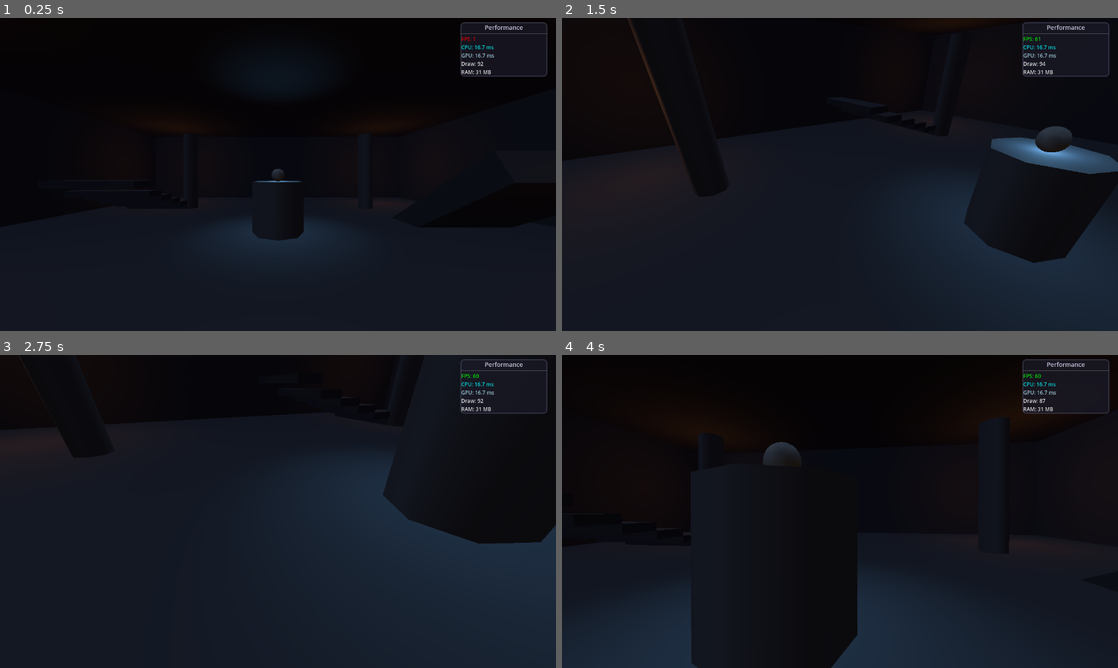
Above: before the commit, frames 1-4 (two rows, left to right).
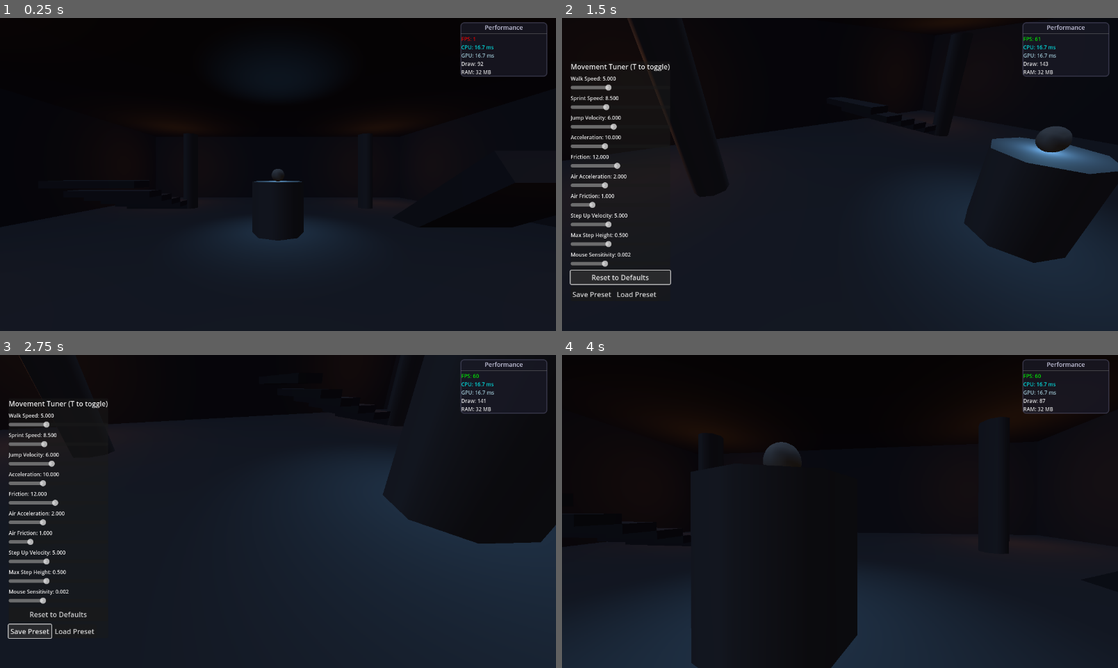
Above: after the commit, the same moments.

Repository: alanops/brackeys-gamejam-2025
Game: Godot game, scene res://src/scenes/DungeonRoomFixed.tscn
The game is run twice, just before and just after one commit, with the same random seed, the same clock (stepped at 60 frames per second) and the same inputs.
Inputs (mouse positions are in pixels of both pictures, inside the frame that each line leads up to):
- Up to frame 1 (0.25 s): no input
- Up to frame 2 (1.5 s): move the mouse to (867, 174) at 0.52 s; hold W (move_forward) 0.53-1.25 s; hold Shift (sprint) 0.53-1.25 s; tap Space (jump) at 0.77, 1.07 s; tap T (toggle_movement_tuner, bound only after the commit) at 0.8 s; click (623, 277) at 1.25 s, where only the run after the commit has a clickable "Reset to Defaults"
- Up to frame 3 (2.75 s): click (27, 630) at 2 s, where only the run after the commit has a clickable "Save Preset"
- Up to frame 4 (4 s): click (634, 630) at 2.75 s, where only the run after the commit has a clickable "Load Preset"; move the mouse to (812, 511) at 3.52 s; hold W (move_forward) from 3.53 s (still down); tap T (toggle_movement_tuner, bound only after the commit) at 3.6 s; tap Shift (sprint) at 3.8 s

The runs differ from the first frame. In frame 1, less than 0.1% of the frame differs, in the area x 86-87%, y 16-18%; in frame 2, 2.3%, in the area x 1-88%, y 14-90%; in frame 3, 2.2%; in frame 4, less than 0.1%.

Commit message:
Add in-game movement tuner and fix bouncy step-up
Movement Tuner features:
- Real-time sliders for all movement parameters
- T key to toggle tuner panel
- Save/load presets to user://movement_preset.json
- Connected to player via GameManager
- Includes: speeds, acceleration, friction, step-up, sensitivity

Step-up improvements (less bouncy):
- Much gentler boost (40% of step_up_velocity instead of 100%)
- Only triggers when moving directly into walls (dot product check)
- Prevents double-boosting when already moving upward
- One step at a time instead of multiple simultaneous
- More selective collision detection

Controls: T = Movement Tuner, all other debug keys unchanged

Diff:
--- a/project.godot
+++ b/project.godot
@@ -133,6 +133,11 @@
 , Object(InputEventJoypadButton,"resource_local_to_scene":false,"resource_name":"","device":-1,"button_index":5,"pressure":0.0,"pressed":true,"script":null)
 ]
 }
+toggle_movement_tuner={
+"deadzone": 0.5,
+"events": [Object(InputEventKey,"resource_local_to_scene":false,"resource_name":"","device":-1,"window_id":0,"alt_pressed":false,"shift_pressed":false,"ctrl_pressed":false,"meta_pressed":false,"pressed":false,"keycode":0,"physical_keycode":84,"key_label":0,"unicode":116,"location":0,"echo":false,"script":null)
+]
+}
 
 [rendering]
 
--- a/src/scripts/DebugOverlay.gd
+++ b/src/scripts/DebugOverlay.gd
@@ -42,7 +42,7 @@
 
 	# Debug Controls Info
 	var controls_label = Label.new()
-	controls_label.text = "`: Debug | ~: Console | N: Noclip | M: Scenes | P: Perf | R: Reset"
+	controls_label.text = "`: Debug | ~: Console | N: Noclip | M: Scenes | P: Perf | T: Tuner | R: Reset"
 	controls_label.add_theme_font_size_override("font_size", 11)
 	controls_label.add_theme_color_override("font_color", Color.GRAY)
 	vbox.add_child(controls_label)
--- a/src/scripts/DungeonRoom.gd
+++ b/src/scripts/DungeonRoom.gd
@@ -19,3 +19,15 @@
 	# Disable the static camera since player has its own
 	if has_node("Camera3D"):
 		$Camera3D.current = false
+
+	# Connect player to debug/dev systems
+	connect_player_to_systems(player)
+
+func connect_player_to_systems(player: Node3D):
+	# Connect to debug overlay
+	if GameManager.debug_overlay and GameManager.debug_overlay.has_method("set_player_reference"):
+		GameManager.debug_overlay.set_player_reference(player)
+
+	# Connect to movement tuner
+	if GameManager.movement_tuner and GameManager.movement_tuner.has_method("set_player_reference"):
+		GameManager.movement_tuner.set_player_reference(player)
--- a/src/scripts/FirstPersonController.gd
+++ b/src/scripts/FirstPersonController.gd
@@ -24,6 +24,18 @@
 var noclip_enabled = false
 var mouse_sensitivity_multiplier = 1.0
 
+# Dynamic movement parameters (can be modified by MovementTuner)
+var walk_speed = WALK_SPEED
+var sprint_speed = SPRINT_SPEED
+var jump_velocity = JUMP_VELOCITY
+var acceleration = ACCELERATION
+var friction = FRICTION
+var air_acceleration = AIR_ACCELERATION
+var air_friction = AIR_FRICTION
+var step_up_velocity = 5.0
+var max_step_height = MAX_STEP_HEIGHT
+var mouse_sensitivity = MOUSE_SENSITIVITY
+
 @onready var camera = $Camera3D
 
 func _ready():
@@ -40,7 +52,7 @@
 
 	# Mouse look
 	if event is InputEventMouseMotion and Input.get_mouse_mode() == Input.MOUSE_MODE_CAPTURED:
-		var mouse_delta = event.relative * MOUSE_SENSITIVITY * mouse_sensitivity_multiplier
+		var mouse_delta = event.relative * mouse_sensitivity * mouse_sensitivity_multiplier
 		rotate_y(-mouse_delta.x)
 		camera.rotate_x(-mouse_delta.y)
 		camera.rotation.x = clamp(camera.rotation.x, -PI/2, PI/2)
@@ -91,7 +103,7 @@
 
 	# Handle jump
 	if Input.is_action_just_pressed("jump") and is_on_floor():
-		velocity.y = JUMP_VELOCITY
+		velocity.y = jump_velocity
 
 	# Get input direction
 	var input_dir = Vector2()
@@ -102,11 +114,11 @@
 	var direction = (transform.basis * Vector3(input_dir.x, 0, input_dir.y)).normalized()
 
 	# Determine current speed based on sprinting
-	var current_speed = SPRINT_SPEED if Input.is_action_pressed("sprint") else WALK_SPEED
+	var current_speed = sprint_speed if Input.is_action_pressed("sprint") else walk_speed
 
 	# Get current acceleration and friction values
-	var accel = ACCELERATION if is_on_floor() else AIR_ACCELERATION
-	var friction_val = FRICTION if is_on_floor() else AIR_FRICTION
+	var accel = acceleration if is_on_floor() else air_acceleration
+	var friction_val = friction if is_on_floor() else air_friction
 
 	# Apply movement with smooth acceleration/deceleration
 	if direction:
@@ -135,9 +147,9 @@
 	velocity = movement.normalized() * NOCLIP_SPEED * speed_multiplier
 
 func handle_step_up(delta):
-	# Simple step-up: if we're moving horizontally and hit something, add upward velocity
+	# Only try step-up if we're moving horizontally and not already going up
 	var horizontal_velocity = Vector3(velocity.x, 0, velocity.z)
-	if horizontal_velocity.length() < 0.1:
+	if horizontal_velocity.length() < 0.1 or velocity.y > 1.0:
 		return
 
 	# Check if we collided with something while moving forward
@@ -145,13 +157,42 @@
 		var collision = get_slide_collision(i)
 		var collision_normal = collision.get_normal()
 
+		# Only help with forward-facing walls (not side-sliding)
+		var movement_dot = horizontal_velocity.normalized().dot(-collision_normal)
+		if movement_dot < 0.5:  # We're not moving directly into the wall
+			continue
+
 		# If we hit a wall (normal pointing roughly horizontal)
-		if abs(collision_normal.y) < 0.7:
+		if abs(collision_normal.y) < 0.6:
 			# Check if the collision point is low enough to be a step
 			var collision_height = collision.get_position().y - global_position.y
-			if collision_height > -1.0 and collision_height < MAX_STEP_HEIGHT:
-				# Add upward velocity to help climb the step
-				velocity.y = max(velocity.y, 5.0)
+			if collision_height > -0.8 and collision_height < max_step_height:
+				# Add gentle upward velocity - much more subtle
+				velocity.y = max(velocity.y, step_up_velocity * 0.4)
+				break  # Only help with one step at a time
+
+func set_movement_parameter(param_name: String, value: float):
+	match param_name:
+		"walk_speed":
+			walk_speed = value
+		"sprint_speed":
+			sprint_speed = value
+		"jump_velocity":
+			jump_velocity = value
+		"acceleration":
+			acceleration = value
+		"friction":
+			friction = value
+		"air_acceleration":
+			air_acceleration = value
+		"air_friction":
+			air_friction = value
+		"step_up_velocity":
+			step_up_velocity = value
+		"max_step_height":
+			max_step_height = value
+		"mouse_sensitivity":
+			mouse_sensitivity = value
 
 func toggle_noclip():
 	noclip_enabled = !noclip_enabled
--- a/src/scripts/GameManager.gd
+++ b/src/scripts/GameManager.gd
@@ -6,11 +6,13 @@
 var dev_console_scene = preload("res://src/scenes/DevConsole.tscn")
 var scene_switcher_scene = preload("res://src/scenes/SceneSwitcher.tscn")
 var performance_overlay_scene = preload("res://src/scenes/PerformanceOverlay.tscn")
+var movement_tuner_script = preload("res://src/scripts/MovementTuner.gd")
 
 var debug_overlay: CanvasLayer
 var dev_console: CanvasLayer
 var scene_switcher: Control
 var performance_overlay: CanvasLayer
+var movement_tuner: CanvasLayer
 
 func _ready():
 	# Make this a singleton
@@ -21,6 +23,7 @@
 	setup_dev_console()
 	setup_scene_switcher()
 	setup_performance_overlay()
+	setup_movement_tuner()
 
 	# Register custom project settings
 	register_debug_settings()
@@ -43,6 +46,11 @@
 func setup_performance_overlay():
 	performance_overlay = performance_overlay_scene.instantiate()
 	add_child(performance_overlay)
+
+func setup_movement_tuner():
+	movement_tuner = CanvasLayer.new()
+	movement_tuner.set_script(movement_tuner_script)
+	add_child(movement_tuner)
 
 func _on_console_command(command: String, args: Array):
 	# Handle global commands here
--- /dev/null
+++ b/src/scripts/MovementTuner.gd
@@ -0,0 +1,142 @@
+extends CanvasLayer
+
+var player_ref: CharacterBody3D
+var panel: PanelContainer
+var sliders: Dictionary = {}
+
+# Movement parameter definitions
+var movement_params = {
+	"walk_speed": {"min": 2.0, "max": 10.0, "step": 0.1, "default": 5.0},
+	"sprint_speed": {"min": 5.0, "max": 15.0, "step": 0.1, "default": 8.5},
+	"jump_velocity": {"min": 3.0, "max": 10.0, "step": 0.1, "default": 6.0},
+	"acceleration": {"min": 5.0, "max": 20.0, "step": 0.5, "default": 10.0},
+	"friction": {"min": 5.0, "max": 20.0, "step": 0.5, "default": 12.0},
+	"air_acceleration": {"min": 0.5, "max": 5.0, "step": 0.1, "default": 2.0},
+	"air_friction": {"min": 0.5, "max": 3.0, "step": 0.1, "default": 1.0},
+	"step_up_velocity": {"min": 2.0, "max": 10.0, "step": 0.1, "default": 5.0},
+	"max_step_height": {"min": 0.2, "max": 1.0, "step": 0.1, "default": 0.5},
+	"mouse_sensitivity": {"min": 0.0005, "max": 0.005, "step": 0.0001, "default": 0.002},
+}
+
+func _ready():
+	create_tuner_ui()
+	visible = false
+
+func create_tuner_ui():
+	panel = PanelContainer.new()
+	panel.modulate.a = 0.9
+	panel.position = Vector2(20, 100)
+	add_child(panel)
+
+	var vbox = VBoxContainer.new()
+	vbox.add_theme_constant_override("separation", 8)
+	panel.add_child(vbox)
+
+	# Title
+	var title = Label.new()
+	title.text = "Movement Tuner (T to toggle)"
+	title.add_theme_font_size_override("font_size", 16)
+	title.add_theme_color_override("font_color", Color.WHITE)
+	vbox.add_child(title)
+
+	# Create sliders for each parameter
+	for param_name in movement_params:
+		var param_data = movement_params[param_name]
+		create_parameter_slider(vbox, param_name, param_data)
+
+	# Reset button
+	var reset_btn = Button.new()
+	reset_btn.text = "Reset to Defaults"
+	reset_btn.pressed.connect(_on_reset_pressed)
+	vbox.add_child(reset_btn)
+
+	# Save/Load buttons
+	var hbox = HBoxContainer.new()
+	vbox.add_child(hbox)
+
+	var save_btn = Button.new()
+	save_btn.text = "Save Preset"
+	save_btn.pressed.connect(_on_save_preset)
+	hbox.add_child(save_btn)
+
+	var load_btn = Button.new()
+	load_btn.text = "Load Preset"
+	load_btn.pressed.connect(_on_load_preset)
+	hbox.add_child(load_btn)
+
+func create_parameter_slider(parent: VBoxContainer, param_name: String, param_data: Dictionary):
+	var container = VBoxContainer.new()
+	parent.add_child(container)
+
+	# Parameter label
+	var label = Label.new()
+	label.text = param_name.capitalize().replace("_", " ") + ": %.3f" % param_data.default
+	label.add_theme_font_size_override("font_size", 12)
+	container.add_child(label)
+
+	# Slider
+	var slider = HSlider.new()
+	slider.min_value = param_data.min
+	slider.max_value = param_data.max
+	slider.step = param_data.step
+	slider.value = param_data.default
+	slider.custom_minimum_size.x = 200
+	container.add_child(slider)
+
+	# Connect slider to update function
+	slider.value_changed.connect(_on_parameter_changed.bind(param_name, label))
+
+	# Store references
+	sliders[param_name] = {"slider": slider, "label": label}
+
+func _on_parameter_changed(param_name: String, label: Label, value: float):
+	# Update label
+	label.text = param_name.capitalize().replace("_", " ") + ": %.3f" % value
+
+	# Update player parameter if reference exists
+	if player_ref and player_ref.has_method("set_movement_parameter"):
+		player_ref.set_movement_parameter(param_name, value)
+
+func _on_reset_pressed():
+	for param_name in movement_params:
+		var default_value = movement_params[param_name].default
+		var slider_data = sliders[param_name]
+		slider_data.slider.value = default_value
+		# This will trigger the value_changed signal and update everything
+
+func _on_save_preset():
+	var preset_data = {}
+	for param_name in sliders:
+		preset_data[param_name] = sliders[param_name].slider.value
+
+	var file = FileAccess.open("user://movement_preset.json", FileAccess.WRITE)
+	if file:
+		file.store_string(JSON.stringify(preset_data))
+		file.close()
+		print("Movement preset saved!")
+
+func _on_load_preset():
+	var file = FileAccess.open("user://movement_preset.json", FileAccess.READ)
+	if file:
+		var json_string = file.get_as_text()
+		file.close()
+
+		var json = JSON.new()
+		var result = json.parse(json_string)
+		if result == OK:
+			var preset_data = json.data
+			for param_name in preset_data:
+				if sliders.has(param_name):
+					sliders[param_name].slider.value = preset_data[param_name]
+			print("Movement preset loaded!")
+		else:
+			print("Failed to parse preset file")
+	else:
+		print("No preset file found")
+
+func set_player_reference(player: CharacterBody3D):
+	player_ref = player
+
+func _input(event):
+	if event.is_action_pressed("toggle_movement_tuner"):
+		visible = !visible
